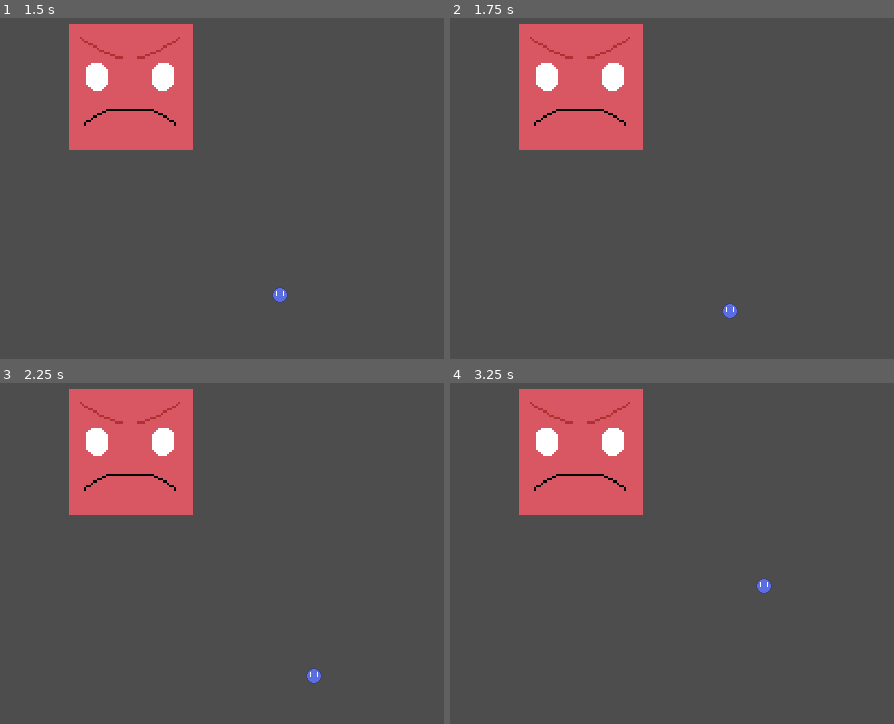
Above: before the commit, frames 1-4 (two rows, left to right).
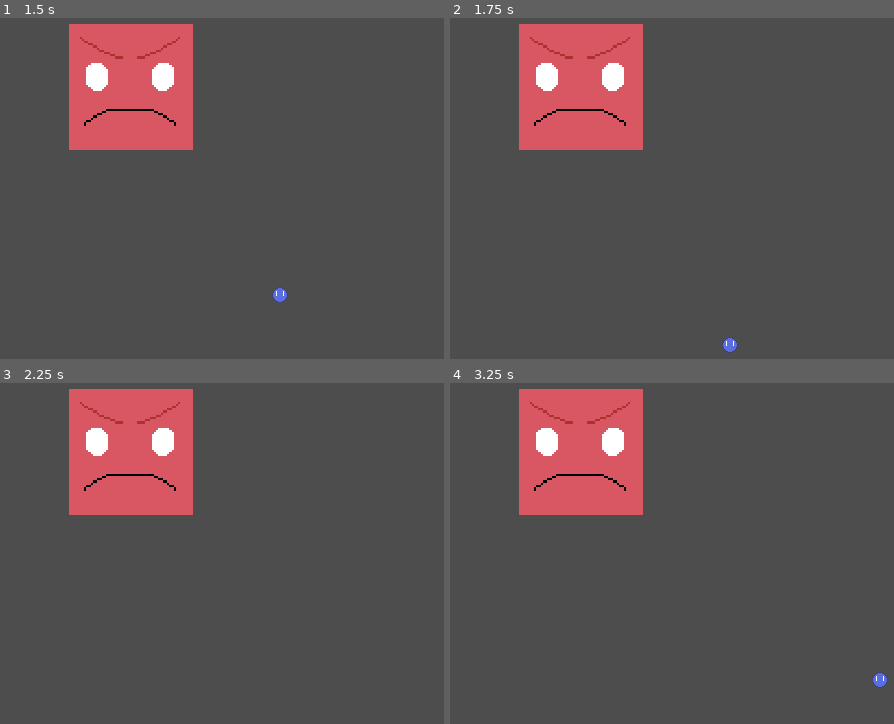
Above: after the commit, the same moments.

Repository: theloosygoose/new_battle_mechanics
Game: Godot game, scene res://battle_scene/battle_scene.tscn
Two runs of this game, one before a commit and one after it. Both use one fixed random seed, a clock stepped at 60 frames per second and the inputs below.
Inputs:
- Up to frame 1 (1.5 s): tap Enter at 0.5 s; hold D (move_right) 0.53-1.28 s; hold S (move_down) from 1.28 s (still down)
- Up to frame 2 (1.75 s): keep holding S (move_down)
- Up to frame 3 (2.25 s): tap Space at 2 s; release S (move_down) at 2.03 s; hold D (move_right) from 2.03 s (still down)
- Up to frame 4 (3.25 s): tap Enter at 2.75 s; release D (move_right) at 2.78 s; hold W (move_up) from 2.78 s (still down)

Frame 1 is identical in both runs. In frame 2, 0.2% of the frame differs, in the area x 61-65%, y 83-99%; in frame 3, 0.1%; in frame 4, 0.2%.

Commit message:
generate bounds dict based off Collision Polygon

Diff:
--- a/battle_scene/action_space/ActionArea.gd
+++ b/battle_scene/action_space/ActionArea.gd
@@ -1,11 +1,61 @@
-extends StaticBody2D
+extends Area2D
+class_name ActionArea
+
+var player_body: Player
+
+var current_bounds: PackedVector2Array
+var initial_bounds: PackedVector2Array
+
+var _collision_polygon: CollisionPolygon2D
+
+var current_bounds_dict: Dictionary
 
 
-# Called when the node enters the scene tree for the first time.
+signal bounds_changed
+
 func _ready() -> void:
-	pass # Replace with function body.
+	init_get_polygon()
+	update_current_bounds()
+
+func _on_body_exited(body:Node2D) -> void:
+	if body is Player:
+		print("HELLPP")
+
+func change_bounds_scale(bounds_rescale: Vector2) -> void:
+	for bounds_vector in _collision_polygon.polygon:
+		bounds_vector = bounds_vector * bounds_rescale
+
+	update_current_bounds()
+
+func update_current_bounds() -> void:
+	current_bounds = _collision_polygon.polygon
+	bounds_positions()
+	bounds_changed.emit()
+
+func init_get_polygon() -> void:
+	var child := $CollisionPolygon2D
+	assert(child is CollisionPolygon2D, "child is not CollisionPolygon2D")
+
+	_collision_polygon = child
+	initial_bounds = _collision_polygon.polygon
 
 
-# Called every frame. 'delta' is the elapsed time since the previous frame.
-func _process(delta: float) -> void:
-	pass
+func bounds_positions() -> Dictionary:
+	var dict: Dictionary = {}
+
+	for position_vector in _collision_polygon.polygon:
+		var x: float = position_vector.x
+		var y: float = position_vector.y
+
+		if x >= 0:
+			dict["Right"] = x
+		else:
+			dict["Left"] = x
+		if y >= 0:
+			dict["Upper"] = y
+		else:
+			dict["Lower"] = y
+
+	print_rich(dict)
+
+	return dict
--- a/battle_scene/battle_scene.tscn
+++ b/battle_scene/battle_scene.tscn
@@ -22,10 +22,10 @@
 [node name="Node2D" type="Path2D" parent="."]
 curve = SubResource("Curve2D_1ksbc")
 
-[node name="ActionArea" type="StaticBody2D" parent="."]
+[node name="ActionArea" type="Area2D" parent="."]
 script = ExtResource("1_qmgk5")
 
-[node name="CollisionShape2D" type="CollisionPolygon2D" parent="ActionArea"]
+[node name="CollisionPolygon2D" type="CollisionPolygon2D" parent="ActionArea"]
 position = Vector2(320, 256)
 build_mode = 1
 polygon = PackedVector2Array(-192, -64, 192, -64, 192, 64, -192, 64)
@@ -34,26 +34,28 @@
 position = Vector2(320, 256)
 format = 2
 
+[node name="Player" type="CharacterBody2D" parent="ActionArea" node_paths=PackedStringArray("action_area")]
+position = Vector2(320, 256)
+collision_priority = 2.0
+motion_mode = 1
+script = ExtResource("2_4tn0p")
+action_area = NodePath("..")
+character_resource = ExtResource("3_w43na")
+
+[node name="Sprite2D" type="Sprite2D" parent="ActionArea/Player"]
+texture = ExtResource("5_8m1uu")
+
+[node name="ShooterComponent" type="Node2D" parent="ActionArea/Player"]
+script = ExtResource("1_28gfm")
+input = "action_00"
+shooter_resource = ExtResource("5_dsbdn")
+
+[node name="CollisionShape2D" type="CollisionShape2D" parent="ActionArea/Player"]
+shape = SubResource("RectangleShape2D_o687b")
+
 [node name="Enemy" type="Node2D" parent="."]
 position = Vector2(320, 88)
 
 [node name="Sprite2D" type="Sprite2D" parent="Enemy"]
 scale = Vector2(2.19, 2.19)
 texture = ExtResource("1_3ngkb")
-
-[node name="Player" type="CharacterBody2D" parent="."]
-position = Vector2(320, 256)
-motion_mode = 1
-script = ExtResource("2_4tn0p")
-character_resource = ExtResource("3_w43na")
-
-[node name="Sprite2D" type="Sprite2D" parent="Player"]
-texture = ExtResource("5_8m1uu")
-
-[node name="ShooterComponent" type="Node2D" parent="Player"]
-script = ExtResource("1_28gfm")
-input = "action_00"
-shooter_resource = ExtResource("5_dsbdn")
-
-[node name="CollisionShape2D" type="CollisionShape2D" parent="Player"]
-shape = SubResource("RectangleShape2D_o687b")
--- a/battle_scene/player/Player.gd
+++ b/battle_scene/player/Player.gd
@@ -2,10 +2,12 @@
 class_name Player
 
 
+@export var action_area: ActionArea
 @export var character_resource: CharacterResource
 
 @onready var speed: float = character_resource.speed
 
+@onready var bounds_vectors: Dictionary = action_area.current_bounds_dict
 
 func _ready() -> void:
 	for child in get_children():
